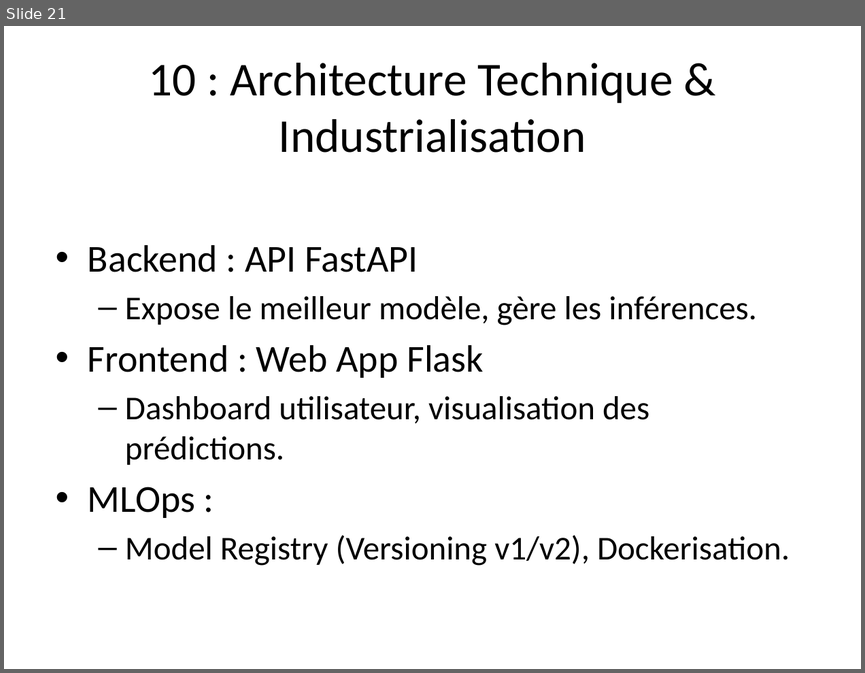
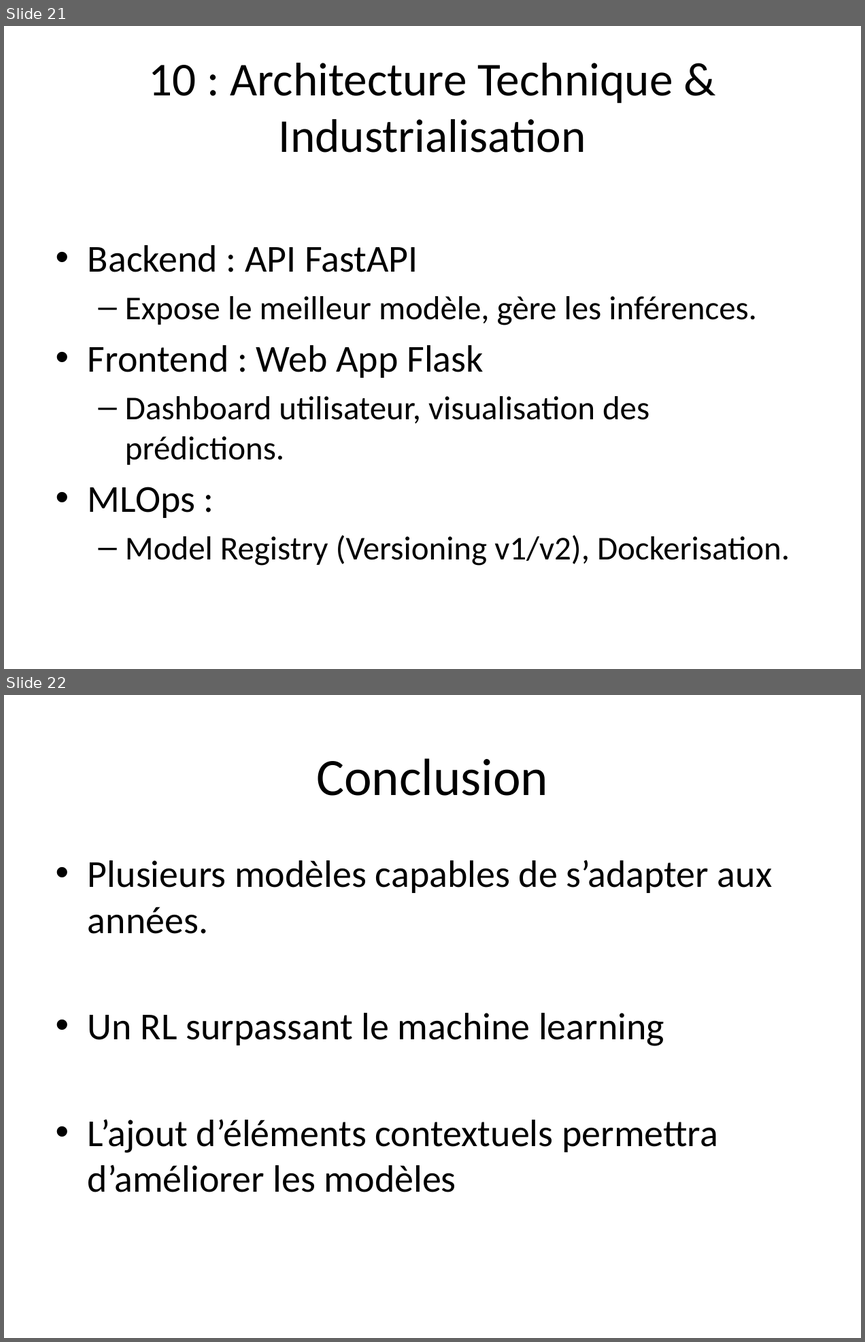
Before and after one commit to BeanEden/Projet_trading, a slide deck: Presentation_Projet_Trading.pptx. Shown one above the other, each under a label of ours: slide 21 before the commit, slides 21 and 22 after it. The pictures are 865x673 and 865x1342 pixels, drawn with LibreOffice and Linux fonts; fonts in the diff are those of the drawing; background and template pictures are left out. Boxes give left, top, right and bottom in pixels: in the first picture for what was removed or moved away, otherwise in the second. Text is boxed around its words. In the diff, an @@ line names an element or a change of style, - is before the commit and + after.

Commit message:
ppt

```diff
--- a/Presentation_Projet_Trading.pptx
+++ b/Presentation_Projet_Trading.pptx
@@ slide 22 added at (x1=4, y1=695, x2=861, y2=1338), background picture (left out) @@
@@ title added at (x1=316, y1=758, x2=548, y2=796), 44 pt, text #000000 @@
+Conclusion
@@ text added at (x1=88, y1=860, x2=772, y2=1192), 32 pt, text #000000 @@
+• Plusieurs modèles capables de s’adapter aux années.
+• Un RL surpassant le machine learning
+• L’ajout d’éléments contextuels permettra d’améliorer les modèles
```
Also in this commit, not shown: 1 other slide added, 1 slide removed.
